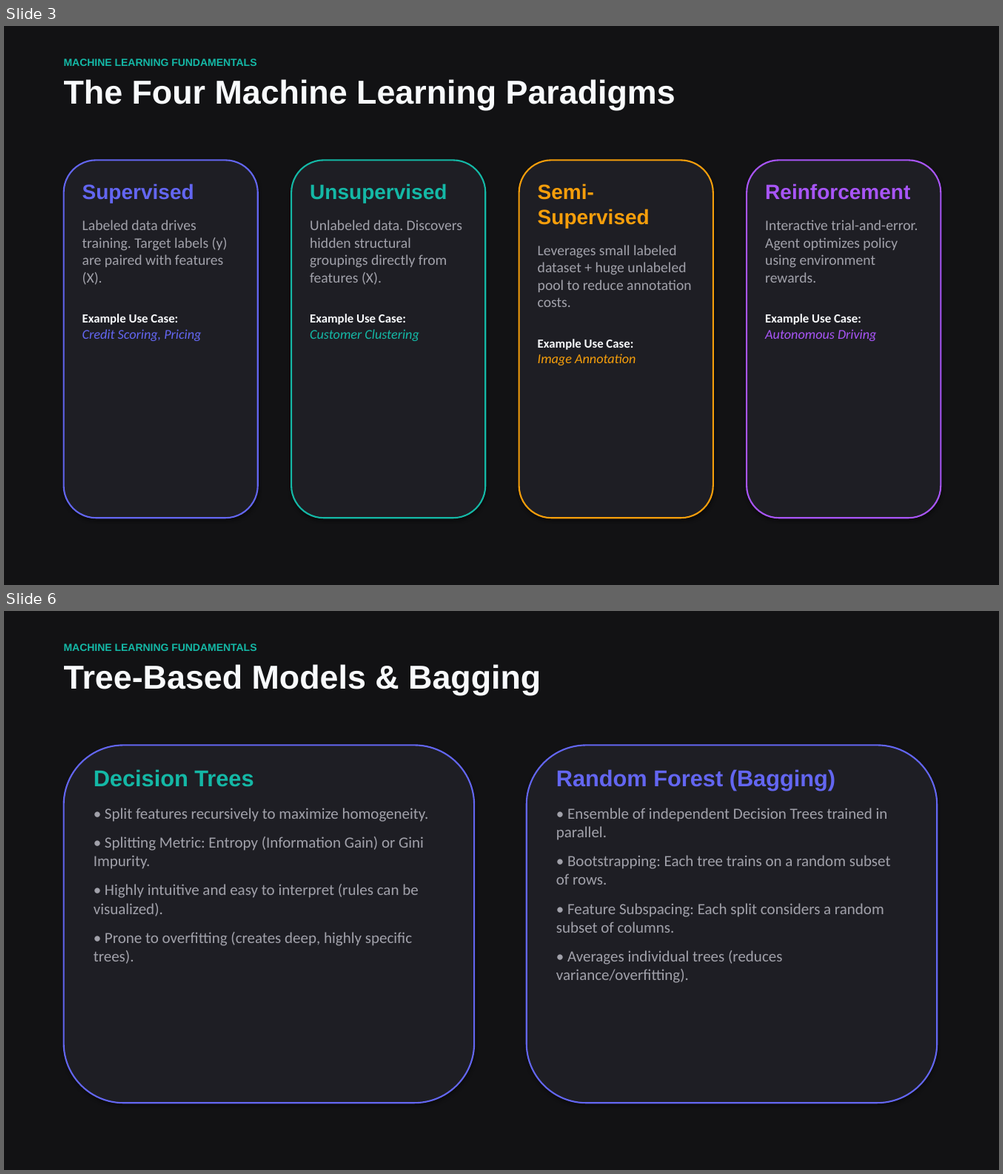
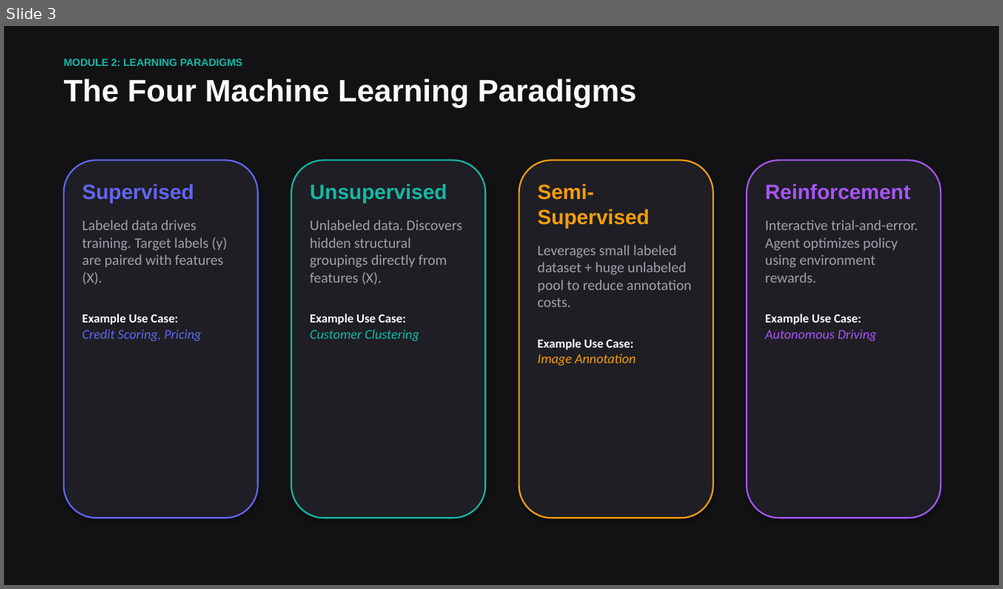
Before and after one commit to vdonthireddy/ai-course, a slide deck: machine_learning_fundamentals.pptx. Shown one above the other, each under a label of ours: slides 3 and 6 before the commit, slide 3 after it; the slides between them are not shown. The pictures are 1003x1174 and 1003x589 pixels, drawn with LibreOffice and Linux fonts; fonts in the diff are those of the drawing. Boxes give left, top, right and bottom in pixels: in the first picture for what was removed or moved away, otherwise in the second. Text is boxed around its words. In the diff, an @@ line names an element or a change of style, - is before the commit and + after.

Commit message:
feat: expand ML presentation to 21 slides covering all modules, scratch code, LLM chapters, and mathematical glossary with auto-scaled plots

```diff
--- a/machine_learning_fundamentals.pptx
+++ b/machine_learning_fundamentals.pptx
@@ slide 6 removed at (x1=4, y1=611, x2=999, y2=1170), background #121214 @@
@@ text removed at (x1=64, y1=644, x2=256, y2=651) @@
-MACHINE LEARNING FUNDAMENTALS
@@ text removed at (x1=64, y1=664, x2=540, y2=695) @@
-Tree-Based Models & Bagging
@@ rounded rectangle removed at (x1=64, y1=745, x2=474, y2=1103) @@
@@ rounded rectangle removed at (x1=526, y1=745, x2=936, y2=1103) @@
@@ text removed at (x1=94, y1=769, x2=429, y2=964) @@
-Decision Trees
-• Split features recursively to maximize homogeneity.
-• Splitting Metric: Entropy (Information Gain) or Gini Impurity.
-• Highly intuitive and easy to interpret (rules can be visualized).
-• Prone to overfitting (creates deep, highly specific trees).
@@ text removed at (x1=556, y1=769, x2=891, y2=983) @@
-Random Forest (Bagging)
-• Ensemble of independent Decision Trees trained in parallel.
-• Bootstrapping: Each tree trains on a random subset of rows.
-• Feature Subspacing: Each split considers a random subset of columns.
-• Averages individual trees (reduces variance/overfitting).
@@ slide 3 changed as well @@
@@ text at (x1=64, y1=59, x2=242, y2=66): text changed @@
-MACHINE LEARNING FUNDAMENTALS
+MODULE 2: LEARNING PARADIGMS
@@ text "The Four Machine Learning Paradigms" at (x1=64, y1=79, x2=637, y2=107): size 32 to 30 pt @@
```
Also in this commit, not shown: 5 other slides changed, 15 slides added, 3 other slides removed, 1 other file.
